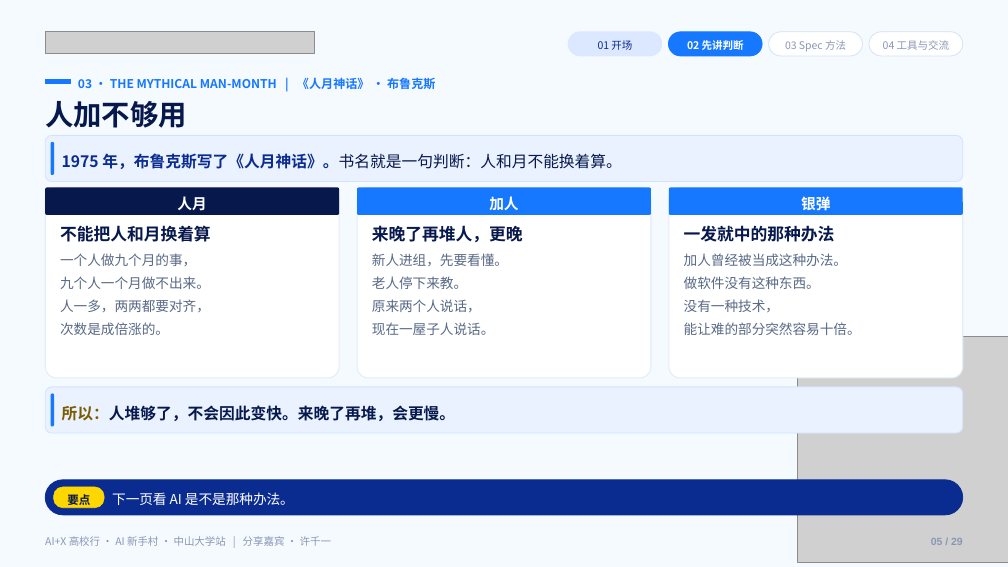
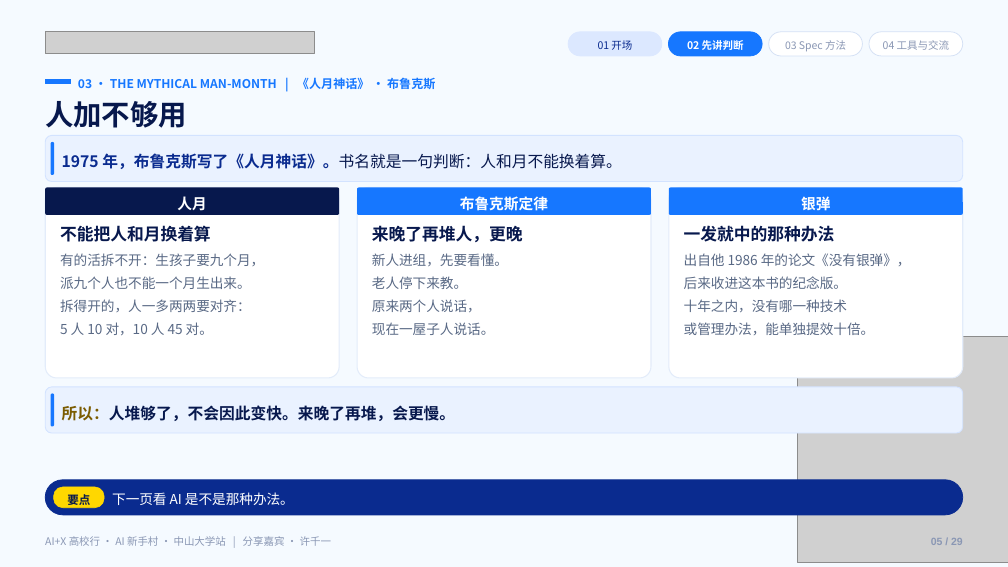
Before and after one commit to Frocir/aix-talk, a slide deck: slide 5 of aix-talk-26pages.pptx. Drawn at 1008x567 pixels with LibreOffice and Linux fonts; fonts in the diff are those of the drawing; grey boxes stand for pictures. Boxes give left, top, right and bottom in pixels: in the first picture for what was removed or moved away, otherwise in the second. Text is boxed around its words. In the diff, an @@ line names an element or a change of style, - is before the commit and + after.

```diff
--- a/aix-talk-26pages.pptx
+++ b/aix-talk-26pages.pptx
@@ text at (460,196,548,211): text changed @@
-加人
+布鲁克斯定律
@@ text at (60,253,264,335): text changed @@
-一个人做九个月的事，
-九个人一个月做不出来。
-人一多，两两都要对齐，
-次数是成倍涨的。
+有的活拆不开：生孩子要九个月，
+派九个人也不能一个月生出来。
+拆得开的，人一多两两要对齐：
+5 人 10 对，10 人 45 对。
@@ text at (684,253,911,335): text changed @@
-加人曾经被当成这种办法。
-做软件没有这种东西。
-没有一种技术，
-能让难的部分突然容易十倍。
+出自他 1986 年的论文《没有银弹》，
+后来收进这本书的纪念版。
+十年之内，没有哪一种技术
+或管理办法，能单独提效十倍。
```
Also in this commit, not shown: 5 other slides changed, 2 other files.
